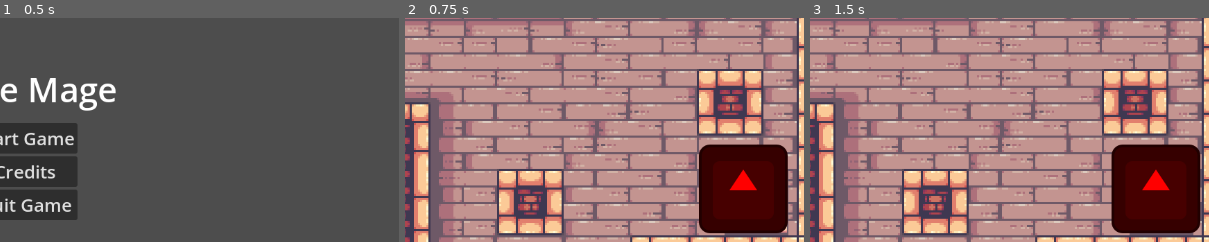
Above: before the commit, frames 1-3 (left to right).
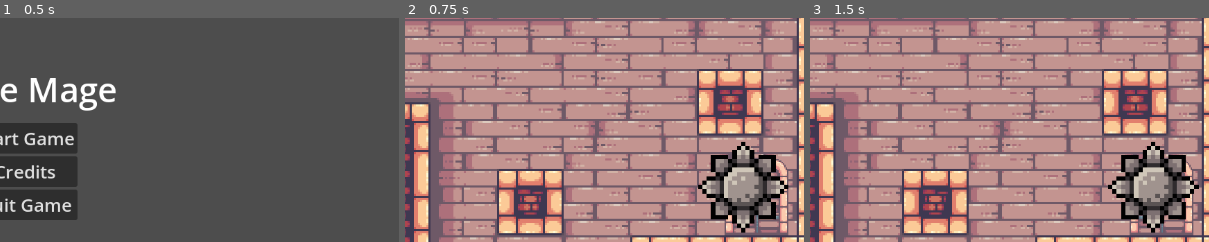
Above: after the commit, the same moments.

Repository: CristianOrmazabal/ProyectoCC5408
Game: Godot game, scene res://scenes/mainmenu.tscn
Two runs of this game, one before a commit and one after it. Both use one fixed random seed, a clock stepped at 60 frames per second and the inputs below. The engine's default icon, where the game draws it, is replaced by a stand-in: a white triangle on a blue panel in a dark square.
Inputs:
- Up to frame 1 (0.5 s): no input
- Up to frame 2 (0.75 s): click "Start Game" at 0.5 s
- Up to frame 3 (1.5 s): tap Enter (ui_accept) at 1.25 s; hold Right (Gravity_right) from 1.28 s (still down)
The pictures show only the part of the screen within x 47-97%, y 18-68%; the shares and areas given below are measured in that part.

Frame 1 is identical in both runs. In frame 2, 8.8% of the frame differs, in the area x 73-97%, y 55-97%; in frame 3, 8.8%, in the area x 74-98%, y 55-97%.

Commit message:
cambio de assets a pinchos y enemigo1

Diff:
--- a/scenes/danger_movable_1.tscn
+++ b/scenes/danger_movable_1.tscn
@@ -1,27 +1,35 @@
-[gd_scene load_steps=5 format=3 uid="uid://c1qot5mqq30px"]
+[gd_scene load_steps=6 format=3 uid="uid://c1qot5mqq30px"]
 
 [ext_resource type="Texture2D" uid="uid://b0hnnt20btvna" path="res://icon.svg" id="1_06q4g"]
 [ext_resource type="PackedScene" uid="uid://ba2axy7ut0wqq" path="res://components/restart_zone.tscn" id="1_u8uul"]
+[ext_resource type="Texture2D" uid="uid://bxrhh5wapsddk" path="res://assets/Trap and Weapon/SpikeBall.png" id="2_3okyn"]
 
-[sub_resource type="RectangleShape2D" id="RectangleShape2D_c6ul7"]
-size = Vector2(132, 134)
+[sub_resource type="CircleShape2D" id="CircleShape2D_olbet"]
+radius = 70.0286
 
-[sub_resource type="RectangleShape2D" id="RectangleShape2D_1bfay"]
-size = Vector2(136, 136)
+[sub_resource type="CircleShape2D" id="CircleShape2D_d8ap2"]
+radius = 70.0286
 
 [node name="Danger1" type="RigidBody2D"]
 can_sleep = false
 
 [node name="CollisionShape2D" type="CollisionShape2D" parent="."]
 unique_name_in_owner = true
-shape = SubResource("RectangleShape2D_c6ul7")
+shape = SubResource("CircleShape2D_olbet")
 debug_color = Color(0.93687, 0.231161, 0.261845, 0.42)
 
 [node name="RestartZone" parent="." instance=ExtResource("1_u8uul")]
 
 [node name="CollisionShape2D" type="CollisionShape2D" parent="RestartZone"]
-shape = SubResource("RectangleShape2D_1bfay")
+shape = SubResource("CircleShape2D_d8ap2")
+
+[node name="Sprite2D" type="Sprite2D" parent="."]
+position = Vector2(1.90735e-06, -2.38419e-07)
+scale = Vector2(6.215, 6.215)
+texture = ExtResource("2_3okyn")
+hframes = 2
 
 [node name="Icon" type="Sprite2D" parent="."]
+visible = false
 modulate = Color(1, 0, 0, 1)
 texture = ExtResource("1_06q4g")
--- a/scenes/mapa_1.tscn
+++ b/scenes/mapa_1.tscn
@@ -1,9 +1,9 @@
 [gd_scene load_steps=7 format=4 uid="uid://bctcglvb2iadl"]
 
 [ext_resource type="Texture2D" uid="uid://ci08gmmfcnf32" path="res://assets/Kings and Pigs/Sprites/14-TileSets/Terrain (32x32).png" id="1_os3mg"]
-[ext_resource type="PackedScene" uid="uid://c0nrw0v3dtuvm" path="res://puertavictoria.tscn" id="2_4mpiu"]
+[ext_resource type="PackedScene" uid="uid://c0nrw0v3dtuvm" path="res://scenes/puertavictoria.tscn" id="2_4mpiu"]
 [ext_resource type="PackedScene" uid="uid://c1qot5mqq30px" path="res://scenes/danger_movable_1.tscn" id="3_kq6rm"]
-[ext_resource type="PackedScene" uid="uid://dtq5i6e80dnwu" path="res://pinchos.tscn" id="4_v3f7x"]
+[ext_resource type="PackedScene" uid="uid://dtq5i6e80dnwu" path="res://scenes/pinchos.tscn" id="4_v3f7x"]
 
 [sub_resource type="TileSetAtlasSource" id="TileSetAtlasSource_s8n08"]
 texture = ExtResource("1_os3mg")
--- a/scenes/pinchos.tscn
+++ b/scenes/pinchos.tscn
@@ -1,19 +1,21 @@
 [gd_scene load_steps=4 format=3 uid="uid://dtq5i6e80dnwu"]
 
-[ext_resource type="Texture2D" uid="uid://c8es6rt0t316" path="res://assets/Kings and Pigs/Sprites/09-Bomb/Bomb Off.png" id="1_y0fs1"]
 [ext_resource type="PackedScene" uid="uid://ba2axy7ut0wqq" path="res://components/restart_zone.tscn" id="2_dk2t7"]
+[ext_resource type="Texture2D" uid="uid://ds4ouqg2g1sgn" path="res://assets/Trap and Weapon/Spike_B.png" id="3_ta110"]
 
 [sub_resource type="RectangleShape2D" id="RectangleShape2D_a6fli"]
-size = Vector2(136, 136)
+size = Vector2(136, 41)
 
 [node name="pinchos" type="Node2D"]
 
-[node name="BombOff" type="Sprite2D" parent="."]
-position = Vector2(-0.999998, -0.999998)
-scale = Vector2(2.5, 2.39286)
-texture = ExtResource("1_y0fs1")
+[node name="Sprite2D" type="Sprite2D" parent="."]
+position = Vector2(0, -22)
+scale = Vector2(4.055, 4.055)
+texture = ExtResource("3_ta110")
+hframes = 10
 
 [node name="RestartZone" parent="." instance=ExtResource("2_dk2t7")]
 
 [node name="CollisionShape2D" type="CollisionShape2D" parent="RestartZone"]
+position = Vector2(0, -13.5)
 shape = SubResource("RectangleShape2D_a6fli")
Binary file added: assets/Trap and Weapon/00 All.png
Not shown, added: assets/Trap and Weapon/00 All.png.import
Binary file added: assets/Trap and Weapon/00 All_Rocket.png
Not shown, added: assets/Trap and Weapon/00 All_Rocket.png.import
Binary file added: assets/Trap and Weapon/00 Gun.png
Not shown, added: assets/Trap and Weapon/00 Gun.png.import
Binary file added: assets/Trap and Weapon/00.png
Not shown, added: assets/Trap and Weapon/00.png.import
Binary file added: assets/Trap and Weapon/01.png
Not shown, added: assets/Trap and Weapon/01.png.import
Binary file added: assets/Trap and Weapon/02.png
Not shown, added: assets/Trap and Weapon/02.png.import
(and 187 more such lines)
